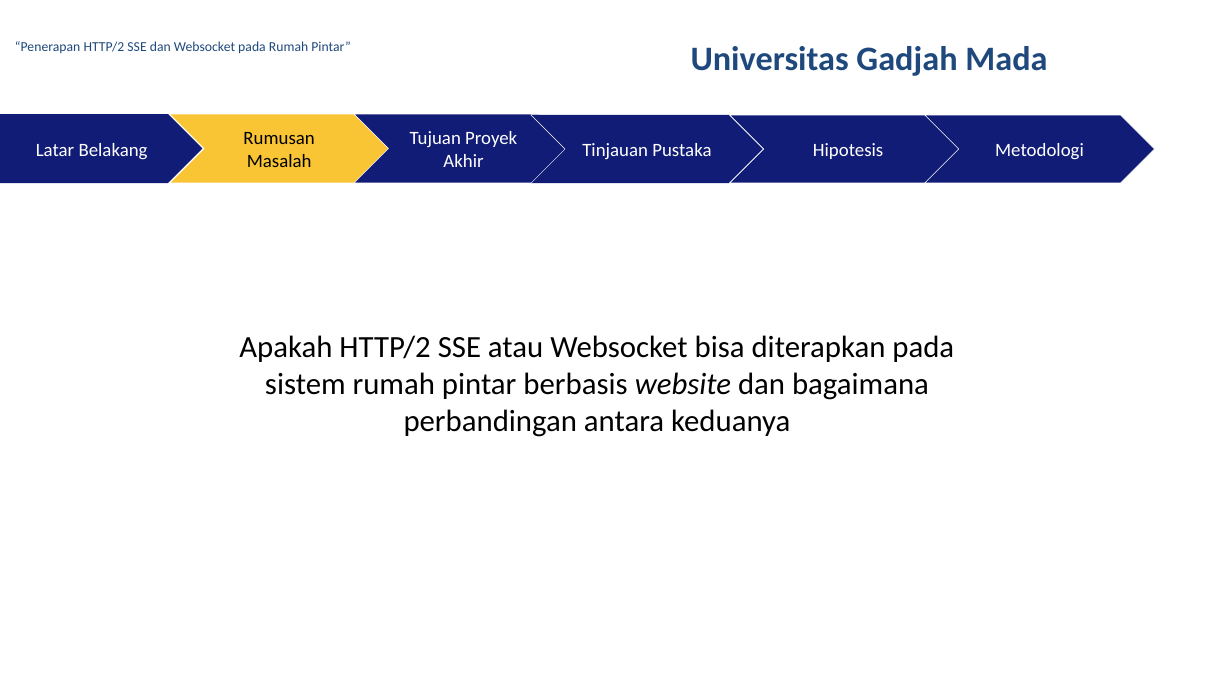
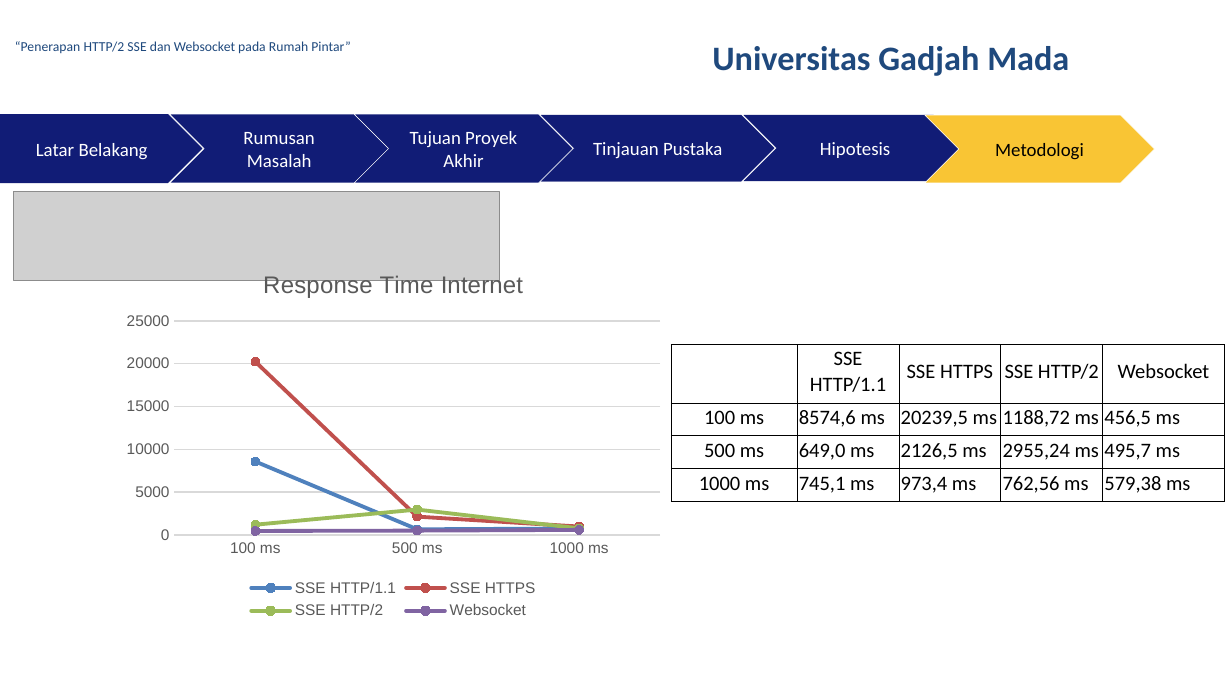
Before and after one commit to rusminto/ws_sse, a slide deck: slide 24 of berkas/ppt muham.pptx (slide 6 before the commit). Drawn at 1232x693 pixels with LibreOffice and Linux fonts; fonts in the diff are those of the drawing; grey boxes stand for pictures; background and template pictures are left out. Boxes give left, top, right and bottom in pixels: in the first picture for what was removed or moved away, otherwise in the second. Text is boxed around its words. In the diff, an @@ line names an element or a change of style, - is before the commit and + after.

```diff
--- a/berkas/ppt muham.pptx
+++ b/berkas/ppt muham.pptx
@@ text "Universitas Gadjah Mada": place and size @@
-text "Universitas Gadjah Mada" at box(691, 46, 1047, 76)
+text "Universitas Gadjah Mada" at box(712, 46, 1069, 76)
@@ chevron "Rumusan Masalah" at box(170, 115, 389, 184): text colour #000000 to #FFFFFF; fill #F9C534 to #111C76 @@
@@ chevron "Tinjauan Pustaka": place and size @@
-chevron "Tinjauan Pustaka" at box(531, 115, 764, 184)
+chevron "Tinjauan Pustaka" at box(541, 115, 774, 181)
@@ chevron "Tinjauan Pustaka" at box(541, 115, 774, 181): outline #FFFFFF 0.26 pt to #111C76 0.26 pt @@
@@ chevron "Hipotesis" at box(744, 115, 967, 180): outline #FFFFFF 0.26 pt to #111C76 0.26 pt @@
@@ chevron "Hipotesis": place and size @@
-chevron "Hipotesis" at box(729, 115, 966, 182)
+chevron "Hipotesis" at box(744, 115, 967, 180)
@@ chevron "Metodologi" at box(925, 115, 1154, 182): text colour #FFFFFF to #000000; fill #111C76 to #F9C534 @@
@@ picture added at box(14, 192, 499, 281) @@
@@ line chart added at box(116, 251, 671, 625) @@
+title "Response Time Internet"
+categories: 100 ms, 500 ms, 1000 ms
+SSE HTTP/1.1: 8600, 600, 700
+SSE HTTPS: 20200, 2100, 1000
+SSE HTTP/2: 1200, 3000, 800
+Websocket: 500, 500, 600
@@ text removed at box(239, 335, 954, 437) @@
-Apakah HTTP/2 SSE atau Websocket bisa diterapkan pada sistem rumah pintar berbasis website dan bagaimana perbandingan antara keduanya
@@ table added at box(671, 345, 1226, 501), 4 rows, 5 columns @@
+ | SSE HTTP/1.1 | SSE HTTPS | SSE HTTP/2 | Websocket
+100 ms | 8574,6 ms | 20239,5 ms | 1188,72 ms | 456,5 ms
+500 ms | 649,0 ms | 2126,5 ms | 2955,24 ms | 495,7 ms
+1000 ms | 745,1 ms | 973,4 ms | 762,56 ms | 579,38 ms
```
Also in this commit, not shown: 8 other slides changed, 4 other files.
